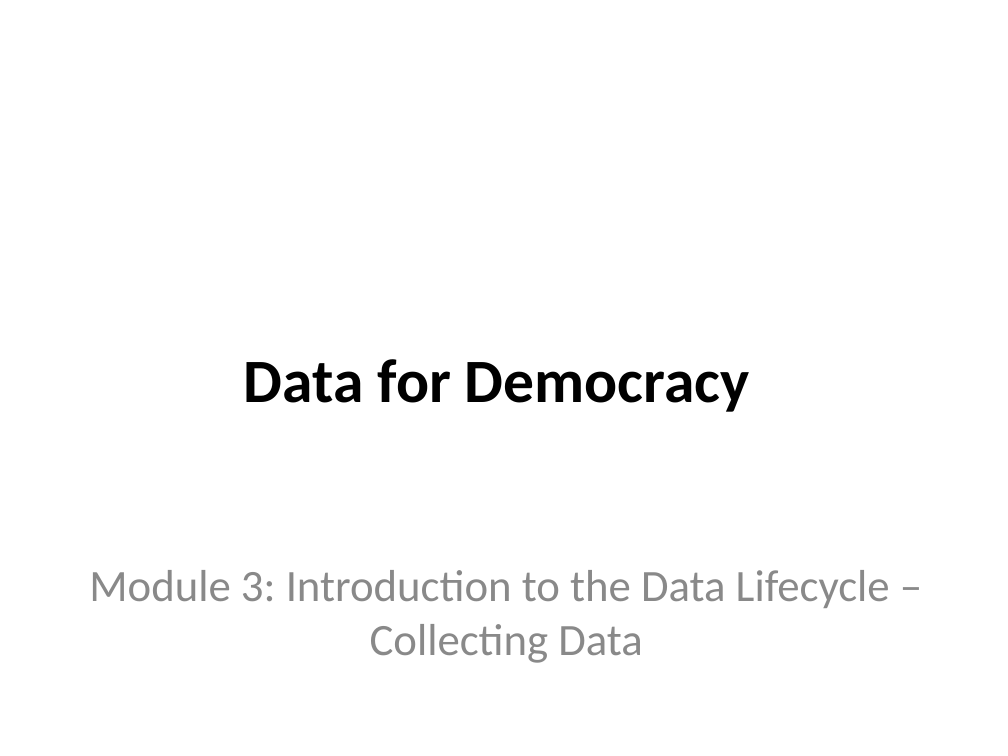
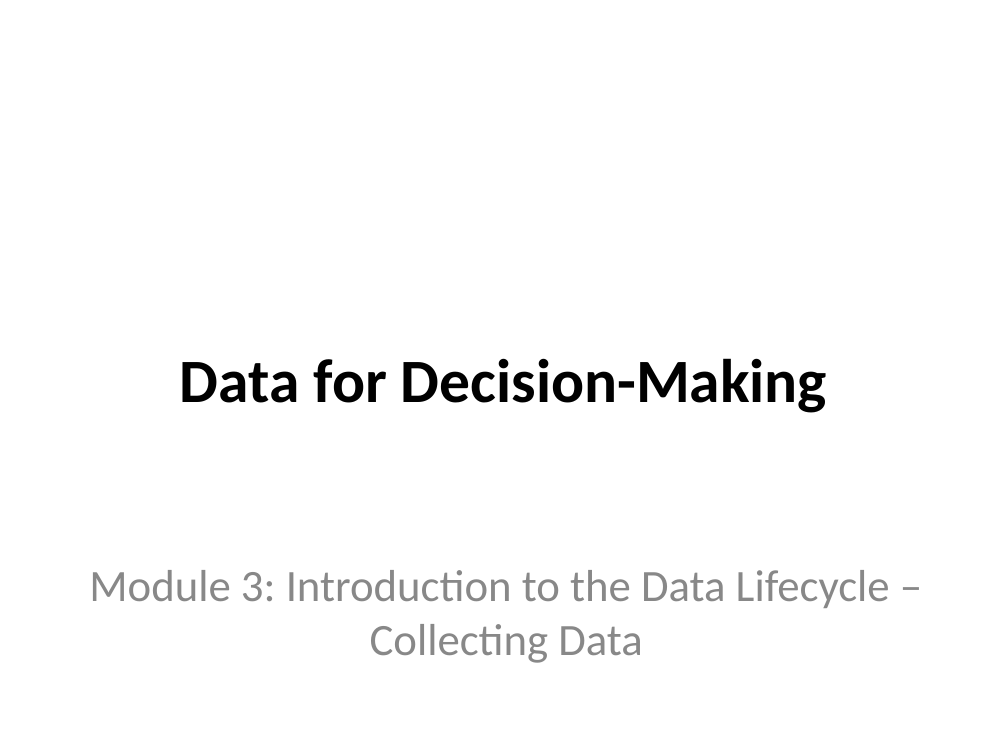
Before and after one commit to tascha/D4DM, a slide deck: slide 1 of documents/Module3_Slides.ppt. Drawn at 1008x756 pixels with LibreOffice and Linux fonts; fonts in the diff are those of the drawing; background and template pictures are left out. Boxes give left, top, right and bottom in pixels: in the first picture for what was removed or moved away, otherwise in the second. Text is boxed around its words. In the diff, an @@ line names an element or a change of style, - is before the commit and + after.

```diff
--- a/documents/Module3_Slides.ppt
+++ b/documents/Module3_Slides.ppt
@@ title at (180, 358, 827, 413): text changed @@
-Data for Democracy
+Data for Decision-Making
```
Also in this commit, not shown: 16 other slides changed, 16 slides added, 4 slides removed.
